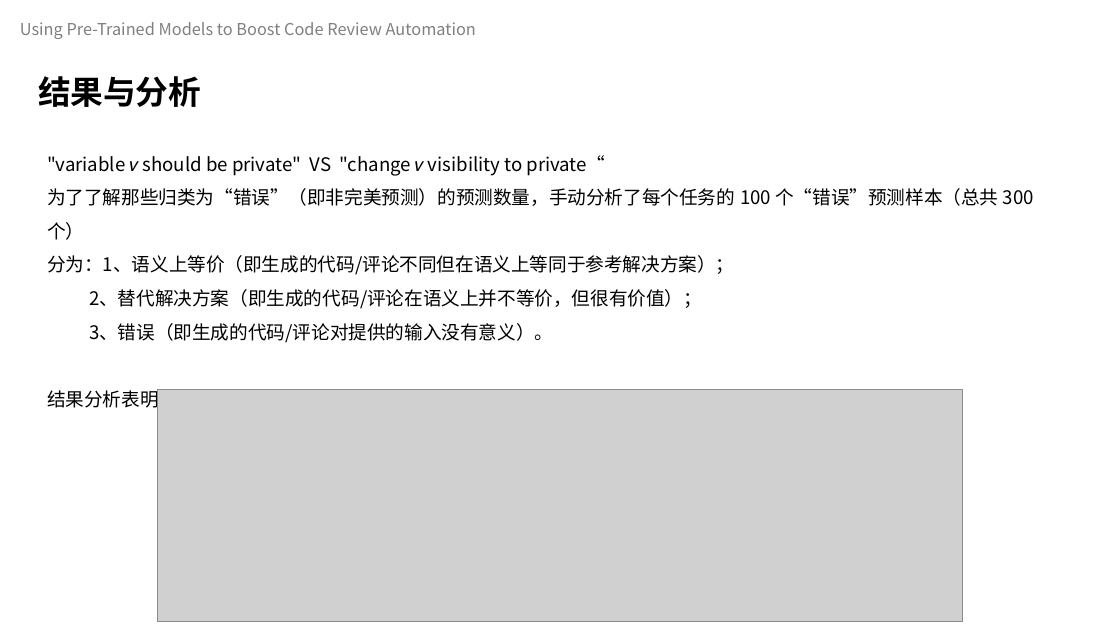
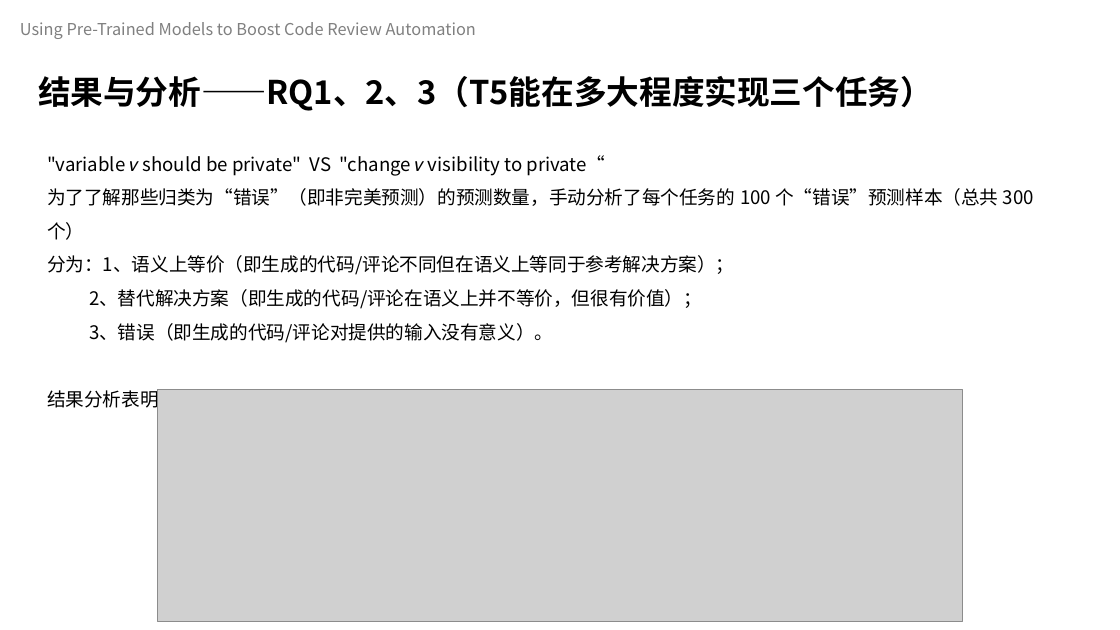
Before and after one commit to celeste-lingshi/Celeste, a slide deck: slide 14 of 汇报/软件测试展示_222126_项桂巳雨.pptx. Drawn at 1120x630 pixels with LibreOffice and Linux fonts; fonts in the diff are those of the drawing; grey boxes stand for pictures. Boxes give left, top, right and bottom in pixels: in the first picture for what was removed or moved away, otherwise in the second. Text is boxed around its words. In the diff, an @@ line names an element or a change of style, - is before the commit and + after.

```diff
--- a/汇报/软件测试展示_222126_项桂巳雨.pptx
+++ b/汇报/软件测试展示_222126_项桂巳雨.pptx
@@ text at [38,76,933,111]: text changed @@
-结果与分析
+结果与分析——RQ1、2、3（T5能在多大程度实现三个任务）
```
Also in this commit, not shown: 3 other slides changed, 2 slides added.
